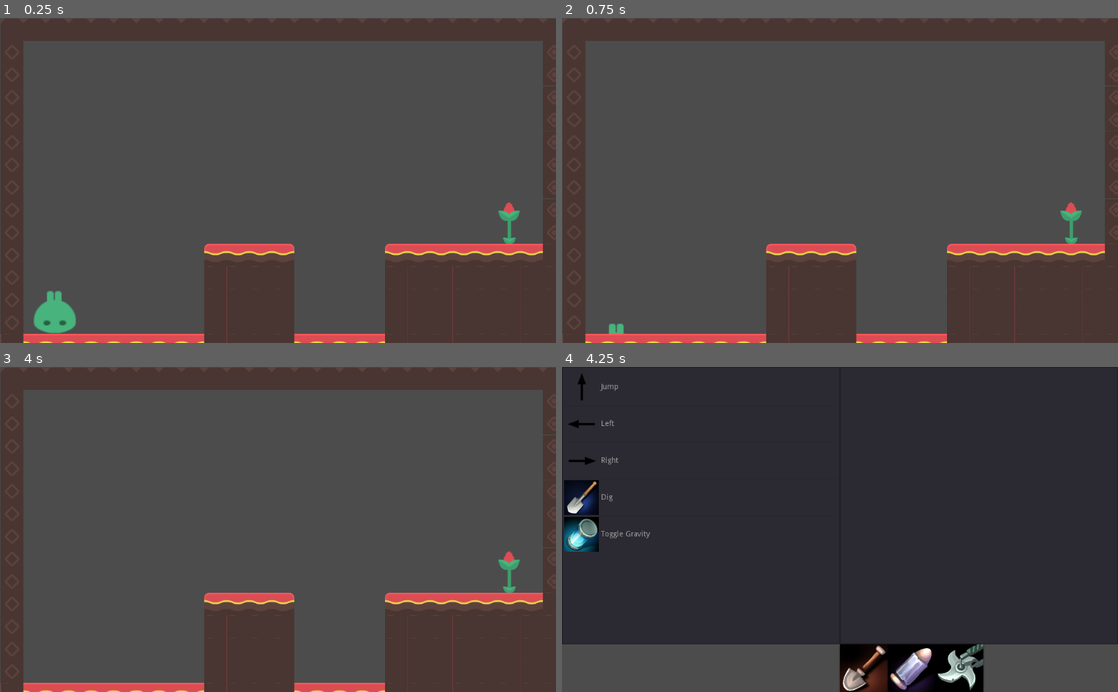
Above: before the commit, frames 1-4 (two rows, left to right).
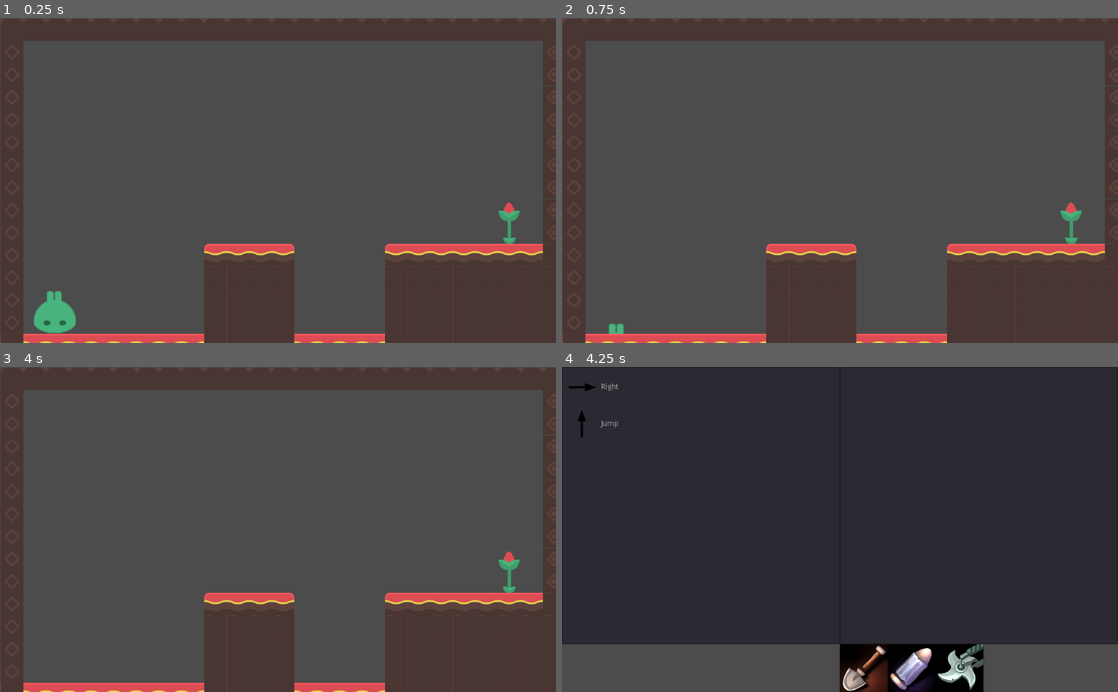
Above: after the commit, the same moments.

Repository: onsetsu/GameJam6
Game: Godot game, scene res://Scenes/MainLevel.tscn
The game is run twice, just before and just after one commit, with the same random seed, the same clock (stepped at 60 frames per second) and the same inputs.
Inputs:
- Up to frame 1 (0.25 s): no input
- Up to frame 2 (0.75 s): tap Enter (perform_action) at 0.5 s; hold Right (right) from 0.53 s (still down); hold D (dig) from 0.53 s (still down)
- Up to frame 3 (4 s): tap Space (jump) at 0.77, 1.25, 1.52, 2.75, 3.02, 3.77 s; release D (dig) at 1.28 s; tap Enter (perform_action) at 1.35, 2, 3.5, 3.6 s; release Right (right) at 2.03 s; hold Left (left) 2.03-2.78 s; hold G (toggle_gravity) 2.03-2.78 s; hold Right (right) from 2.78 s (still down); tap D (dig) at 2.85 s
- Up to frame 4 (4.25 s): keep holding Right (right); tap Escape (ui_cancel) at 4.15 s

Frames 1-3 are identical in both runs. In frame 4, 1.7% of the frame differs, in the area x 0-16%, y 1-57%.

Commit message:
Use Level Loading for action getting

Diff:
--- a/GameOneButton/Scripts/LevelSingleton.gd
+++ b/GameOneButton/Scripts/LevelSingleton.gd
@@ -13,3 +13,7 @@
 	var scene_path = "res://Scenes/Level%d.tscn" % current_level
 	var level_scene = load(scene_path).instance()
 	parent.add_child(level_scene)
+
+func get_level():
+	var scene_path = "res://Scenes/Level%d.tscn" % current_level
+	return load(scene_path).instance()
--- a/GameOneButton/Scripts/PossibleActions.gd
+++ b/GameOneButton/Scripts/PossibleActions.gd
@@ -7,20 +7,32 @@
 
 const scene_path = "res://Actions.tscn"
 var actions_scene = preload(scene_path)
-onready var actions = actions_scene.instance().get_children()
+onready var action_scene = actions_scene.instance().get_children()
 
 
 # Called when the node enters the scene tree for the first time.
 func _ready():
 	self.set_fixed_icon_size(Vector2(64, 64))
-	for action in actions:
+	for action_id in LevelSingleton.get_level().get_all_actions():
+		var action = _get_action_with_id(action_id)
 		self.add_item(action.display_name, action.image, true)
 
+func _get_action_with_id(id):
+	for action in action_scene:
+		if(action.id == id):
+			return action
+	return null
+
+func _get_action_with_name(name):
+	for action in action_scene:
+		if(action.display_name == name):
+			return action
+	return null
 
 # Called every frame. 'delta' is the elapsed time since the previous frame.
 #func _process(delta):
 #	pass
 
 func queue_action(index):
-	var selectedAction = actions[index]
+	var selectedAction = _get_action_with_name(self.get_item_text(index))
 	queuedActions.queue(selectedAction)
--- a/GameOneButton/Scripts/QueuedActions.gd
+++ b/GameOneButton/Scripts/QueuedActions.gd
@@ -4,6 +4,10 @@
 # var a = 2
 # var b = "text"
 var queuedActions
+
+const scene_path = "res://Actions.tscn"
+var actions_scene = preload(scene_path)
+onready var action_scene = actions_scene.instance().get_children()
 
 # Called when the node enters the scene tree for the first time.
 func _ready():
@@ -12,14 +16,21 @@
 	pass # Replace with function body.
 
 func queue(action):
-	queuedActions.push_back(action);
 	self.add_item(action.display_name, action.image, true)
 
 func get_actions():
-	return queuedActions
-# Called every frame. 'delta' is the elapsed time since the previous frame.
-#func _process(delta):
-#	pass
+	var actions = []
+	for i in range(0, self.get_item_count()):
+		actions.push_back(_get_action_with_name(self.get_item_text(i)))
+
+	return actions
+
+
+func _get_action_with_name(name):
+	for action in action_scene:
+		if(action.display_name == name):
+			return action
+	return null
 
 
 func remove_action():
